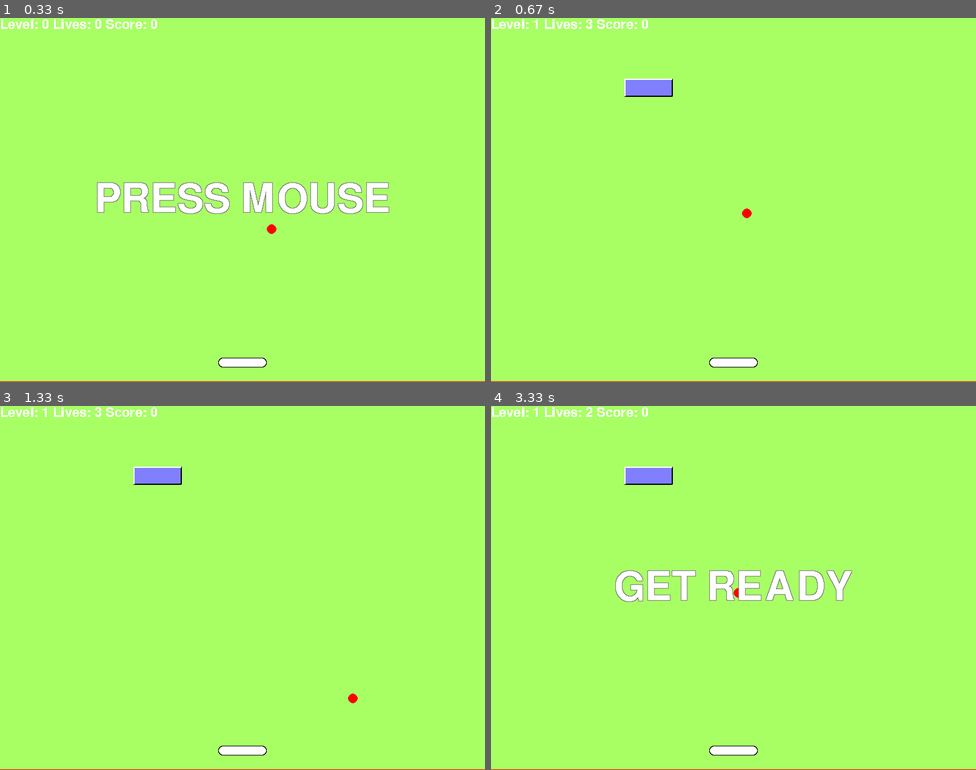
Above: before the commit, frames 1-4 (two rows, left to right).
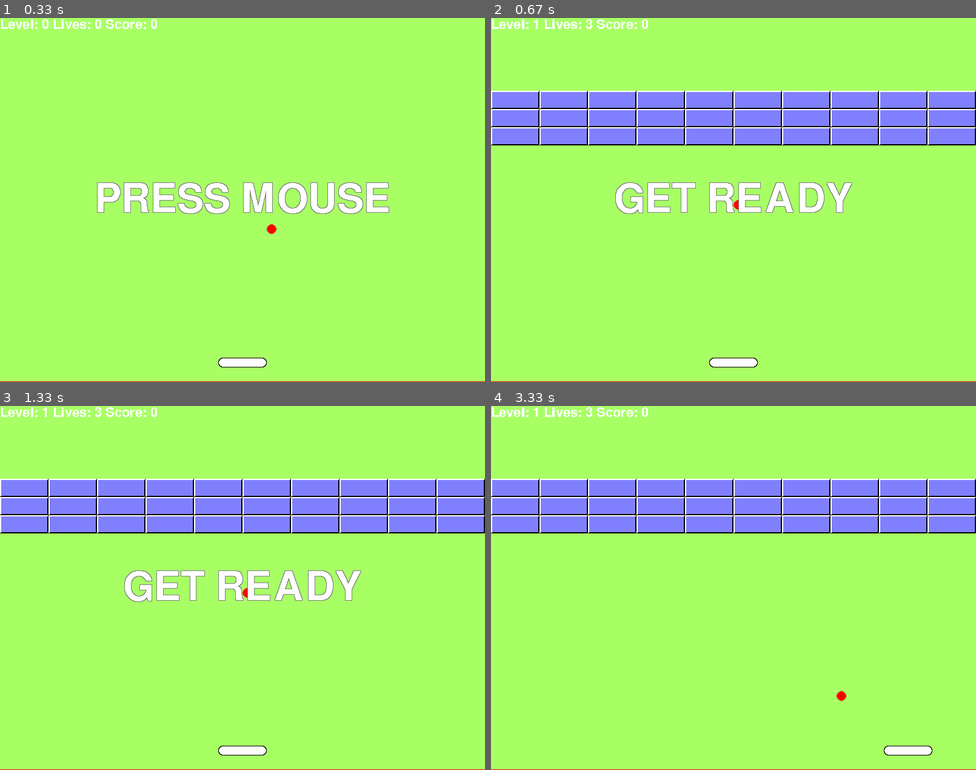
Above: after the commit, the same moments.

Repository: mpab-games/pygame
Game: pygame game, started from breakout/main.py
Two runs of this game, one before a commit and one after it. Both use one fixed random seed, a clock stepped at 60 frames per second and the inputs below.
Inputs (mouse positions are in pixels of both pictures, inside the frame that each line leads up to):
- Up to frame 1 (0.33 s): no input
- Up to frame 2 (0.67 s): press the mouse at (617, 203) at 0.37 s; move the mouse to (699, 243) at 0.47 s; release the mouse at (782, 280) at 0.6 s
- Up to frame 3 (1.33 s): no input
- Up to frame 4 (3.33 s): click (908, 613) at 3.28 s

Frame 1 is identical in both runs. In frame 2, 17% of the frame differs, in the area x 0-100%, y 16-55%; in frame 3, 17%; in frame 4, 18%, in the area x 0-100%, y 0-96%.

Commit message:
extra state handling for improved game transitions

Diff:
--- a/breakout/main.py
+++ b/breakout/main.py
@@ -12,7 +12,8 @@
     ATTRACT1 = auto()
     ATTRACT2 = auto()
     RUNNING = auto()
-    LOSE_A_LIFE = auto()
+    LIFE_LOST = auto()
+    GET_READY = auto()
     LEVEL_COMPLETE = auto()
     GAME_OVER = auto()
 
@@ -38,10 +39,10 @@
     """sounds context."""
     bat: pygame.mixer.Sound
     brick: pygame.mixer.Sound
-    lose_a_life: pygame.mixer.Sound
+    life_lost: pygame.mixer.Sound
     game_over: pygame.mixer.Sound
     wall: pygame.mixer.Sound
-    start_playing: pygame.mixer.Sound
+    get_ready: pygame.mixer.Sound
     level_complete: pygame.mixer.Sound
 
 
@@ -51,13 +52,13 @@
         brick=pygame.mixer.Sound("./assets/Pop-sound-effect.mp3"),
         wall=pygame.mixer.Sound(
             "./assets/baseball-bat-hit-sound-effect.mp3"),
-        lose_a_life=pygame.mixer.Sound(
+        life_lost=pygame.mixer.Sound(
             "./assets/Game-show-buzzer-sound-effect.mp3"),
         game_over=pygame.mixer.Sound(
             "./assets/game-fail-sound-effect.mp3"),
         bat=pygame.mixer.Sound(
             "./assets/bonk-sound-effect.mp3"),
-        start_playing=pygame.mixer.Sound(
+        get_ready=pygame.mixer.Sound(
             "./assets/Ding-sound-effect.mp3"),
         level_complete=pygame.mixer.Sound(
             "./assets/cartoon-xylophone-gliss.mp3")
@@ -88,8 +89,8 @@
 
 def add_brick_sprites(group):
     # for testing
-    group.add(Sprite(brick_shape((220, 100), (128, 128, 255))))
-    return
+    # group.add(Sprite(brick_shape((220, 100), (128, 128, 255))))
+    # return
     for row in range(3):
         for col in range(BRICKS_PER_LINE):
             x = (SCREEN_WIDTH / BRICKS_PER_LINE) * col
@@ -109,7 +110,6 @@
     ctx.ball_speed = ctx.level + 1
     ctx.ball_sprite.velocity = [ctx.ball_speed, ctx.ball_speed]
     ctx.ball_sprite.move_abs(SCREEN_WIDTH / 2, SCREEN_HEIGHT / 2)
-    ctx.sounds.start_playing.play()
 
 
 def new_game(ctx: GameContext):
@@ -117,7 +117,6 @@
     ctx.level = 1
     reset_ball(ctx)
     add_brick_sprites(ctx.bricks)
-    set_game_state(ctx, GameState.RUNNING)
 
 
 def make_context():
@@ -169,7 +168,7 @@
     ctx.screen.blit(text_img, (0, 0))
 
 
-def run_lose_a_life(ctx: GameContext):
+def run_get_ready(ctx: GameContext):
     pygame.event.pump()
 
     render_screen(ctx)
@@ -177,6 +176,17 @@
 
     if (pygame.time.get_ticks() - ctx.ticks > 2000):
         set_game_state(ctx, GameState.RUNNING)
+
+
+def run_life_lost(ctx: GameContext):
+    pygame.event.pump()
+
+    render_screen(ctx)
+    draw_banner_text(ctx, "OH NO!")
+
+    if (pygame.time.get_ticks() - ctx.ticks > 2000):
+        ctx.sounds.get_ready.play()
+        set_game_state(ctx, GameState.GET_READY)
 
 
 def run_game(ctx: GameContext):
@@ -197,12 +207,13 @@
         if (ctx.lives <= 0):
             ctx.sounds.game_over.play()
             ctx.level = 0
+            reset_ball(ctx)
             set_game_state(ctx, GameState.GAME_OVER)
             return
 
-        ctx.sounds.lose_a_life.play()
+        ctx.sounds.life_lost.play()
         reset_ball(ctx)
-        set_game_state(ctx, GameState.LOSE_A_LIFE)
+        set_game_state(ctx, GameState.LIFE_LOST)
         return
 
     for brick in ctx.bricks:
@@ -255,7 +266,8 @@
 def run_attract1(ctx: GameContext):
     for event in pygame.event.get():
         if event.type == pygame.MOUSEBUTTONUP:
-            set_game_state(ctx, GameState.RUNNING)  # TODO add state NEW_GAME
+            ctx.sounds.get_ready.play()
+            set_game_state(ctx, GameState.GET_READY)  # TODO add state NEW_GAME
             new_game(ctx)
             return
 
@@ -270,7 +282,8 @@
 def run_attract2(ctx: GameContext):
     for event in pygame.event.get():
         if event.type == pygame.MOUSEBUTTONUP:
-            set_game_state(ctx, GameState.RUNNING)  # TODO add state NEW_GAME
+            ctx.sounds.get_ready.play()
+            set_game_state(ctx, GameState.GET_READY)  # TODO add state NEW_GAME
             new_game(ctx)
             return
 
@@ -303,7 +316,8 @@
         reset_ball(ctx)
         add_brick_sprites(ctx.bricks)
         # TODO add new game state NEXT_LEVEL
-        set_game_state(ctx, GameState.RUNNING)
+        ctx.sounds.get_ready.play()
+        set_game_state(ctx, GameState.GET_READY)
 
 
 def run_game_state(ctx: GameContext):
@@ -320,8 +334,11 @@
         case GameState.RUNNING:
             run_game(ctx)
 
-        case GameState.LOSE_A_LIFE:
-            run_lose_a_life(ctx)
+        case GameState.LIFE_LOST:
+            run_life_lost(ctx)
+
+        case GameState.GET_READY:
+            run_get_ready(ctx)
 
         case GameState.GAME_OVER:
             run_gameover(ctx)
